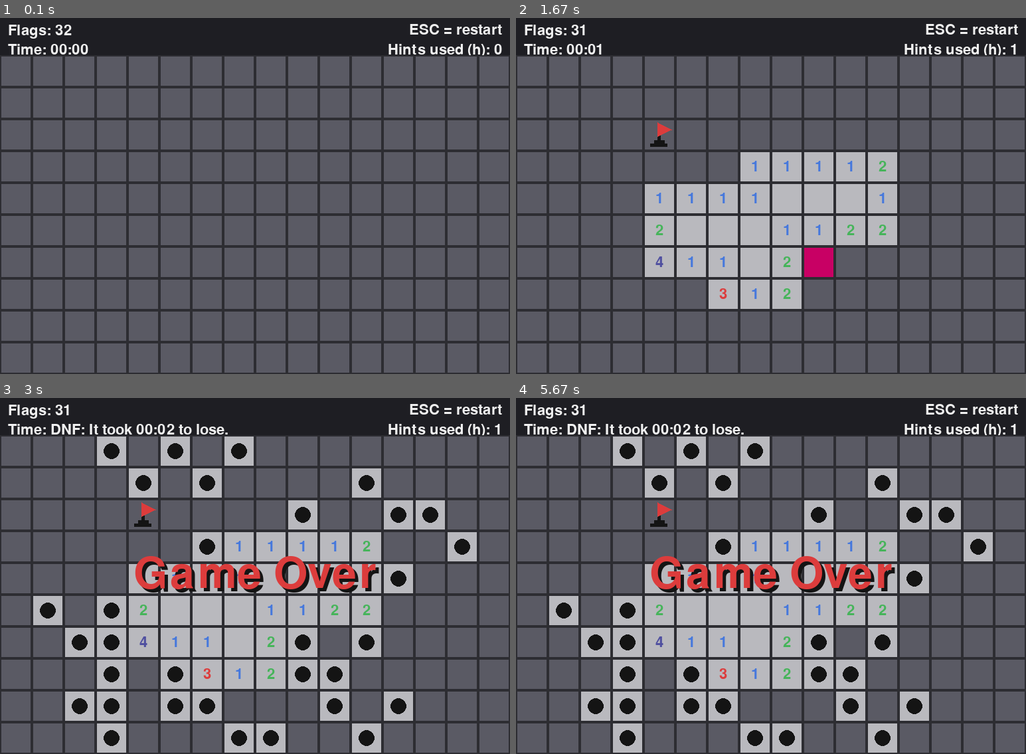
Above: before the commit, frames 1-4 (two rows, left to right).
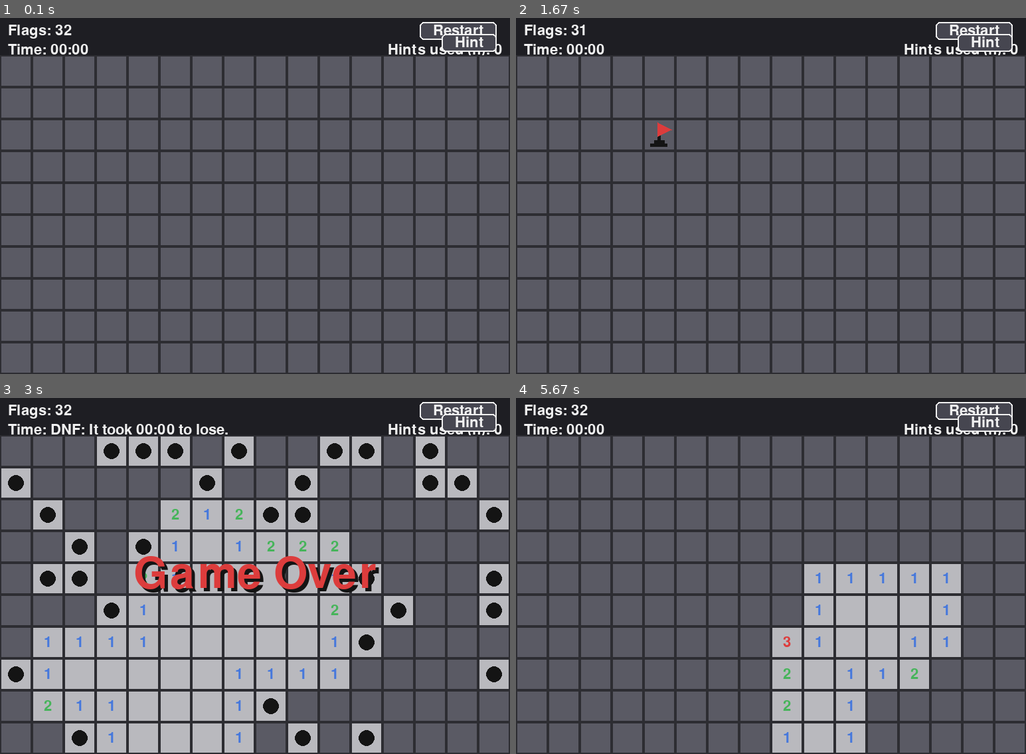
Above: after the commit, the same moments.

Repository: winandschaap/Mine_sweeper
Game: pygame game, started from main.py
Two runs of this game, one before a commit and one after it. Both use one fixed random seed, a clock stepped at 60 frames per second and the inputs below.
Inputs (mouse positions are in pixels of both pictures, inside the frame that each line leads up to):
- Up to frame 1 (0.1 s): no input
- Up to frame 2 (1.67 s): click (771, 196) at 0.38 s; hold H 0.67-1.13 s; click (975, 32) at 1.22 s, where only the run after the commit has a clickable "Restart"; right-click (648, 124) at 1.55 s
- Up to frame 3 (3 s): click (469, 422) at 1.88 s, where only the run after the commit has a clickable "Hints used (h): 0"; click (255, 618) at 2.22 s; click (173, 458) at 2.55 s
- Up to frame 4 (5.67 s): right-click (623, 504) at 3.88 s; click (975, 412) at 5.22 s, where only the run after the commit has a clickable "Restart"; click (908, 611) at 5.55 s

The runs differ from the first frame. In frame 1, 1.1% of the frame differs, in the area x 80-99%, y 1-10%; in frame 2, 15%; in frame 3, 27%; in frame 4, 31%, in the area x 6-99%, y 1-100%.

Commit message:
Added hint and reset button, and a Button class in general. Also fixed a bug with the hint and the newest click feature

Diff:
--- a/game/board.py
+++ b/game/board.py
@@ -61,6 +61,7 @@
         copied.mines_placed = self.mines_placed
         copied._neighbor_cache = self._neighbor_cache
         return copied
+
     def in_bounds(self, pos: Position) -> bool:
         return 0 <= pos.x < self.width and 0 <= pos.y < self.height
 
@@ -146,7 +147,6 @@
             result, revealed_positions = self.reveal(neighbor)
             if result == RevealResult.HIT_MINE:
                 return RevealResult.HIT_MINE, set()
-            #cell.is_revealed = True
             added_positions.update(revealed_positions)
         if added_positions:
             return RevealResult.REVEALED, added_positions
--- a/game/game_state.py
+++ b/game/game_state.py
@@ -45,6 +45,8 @@
         return result
 
     def toggle_hint(self, reset : bool = False) -> None:
+        if self.status in {GameStatus.WON, GameStatus.LOST, GameStatus.NOT_STARTED}:
+            return
         if self.hint:
             if reset:
                 self.toggle_highlight(self.hint.position)
@@ -55,18 +57,17 @@
         self.toggle_highlight(self.hint.position)
 
 
-    def toggle_highlight(self, pos: Position) -> None:
-        if self.status in {GameStatus.WON, GameStatus.LOST}:
+    def toggle_highlight(self, pos: Position|None) -> None:
+        if self.status in {GameStatus.WON, GameStatus.LOST} or not pos:
             return
         cell = self.board.get_cell(pos)
         if cell.is_flagged or cell.is_revealed:
-            return
+            cell.is_hidden = False
         cell.is_highlight = not cell.is_highlight
 
     def toggle_flag(self, pos: Position) -> None:
-        if self.status in {GameStatus.WON, GameStatus.LOST}:
+        if self.status in {GameStatus.WON, GameStatus.LOST} or self.board.remaining_flags() == 0 and not self.board.get_cell(pos).is_flagged:
             return
-
         self.board.toggle_flag(pos)
 
     def reset(self) -> None:
@@ -76,10 +77,6 @@
         self.end_time = None
         self.hint = None
         self.hint_count = 0
-
-
-    def remaining_flags(self) -> int:
-        return self.board.remaining_flags()
 
     def current_time(self) -> str:
         if not self.start_time:
@@ -94,3 +91,11 @@
             return self.end_time if self.status == GameStatus.WON else f"DNF: It took {self.end_time} to lose."
 
         return f"{int(minutes):02d}:{int(seconds):02d}"
+
+    def check_hint_status(self) -> None:
+        if self.status in {GameStatus.WON, GameStatus.LOST}:
+            return
+        if self.hint:
+            hint_cell = self.board.get_cell(self.hint.position)
+            if hint_cell.is_flagged or hint_cell.is_revealed:
+                self.toggle_hint(True)
--- a/main.py
+++ b/main.py
@@ -1,8 +1,16 @@
-from ui.pygame_ui import PygameUI
+from ui.pygame_ui import PygameUI, get_ui_sizes
 
 
 def main() -> None:
-    game = PygameUI(16, 10, 32, no_check=False)
+    cell_size, top_bar_height = get_ui_sizes()
+    game = PygameUI(
+        16,
+        10,
+        32,
+        no_check=False,
+        cell_size=cell_size,
+        top_bar_height=top_bar_height,
+    )
     game.run()
 
 
--- a/solver/hints.py
+++ b/solver/hints.py
@@ -1,16 +1,17 @@
 from game.board import Board
-from solver.types import SolverAction, SolverUsed
+from solver.types import SolverAction, SolverUsed, SolverActionType
 from solver.solver_engine import find_actions
 from solver.frontier import generate_frontier
+from game.types import Position
 
 def get_solve_step(board: Board) -> SolverAction:
     frontier = generate_frontier(board)
     actions = find_actions(board, frontier)
-    return actions[0]
+    return actions[0] if actions else SolverAction(None, SolverActionType.NO_MOVE_FOUND, None)
 
 def hint_text(action: SolverAction) -> str:
     if action.solver_type == SolverUsed.BASIC:
         return 'What is the only possibility?'
     if action.solver_type == SolverUsed.SUBSET:
         return 'Use subset reasoning'
-    return 'None'
+    return 'No logical hint was found'
--- a/solver/solver_engine.py
+++ b/solver/solver_engine.py
@@ -10,6 +10,9 @@
 
 subset_counter = 0
 def apply_action(action: SolverAction, board: Board, frontier: set[Position]) -> bool:
+    if not action.position:
+        return False
+
     cell = board.get_cell(action.position)
     if action.action_type == SolverActionType.FLAG:
         if cell.is_revealed:
--- a/solver/subset_solver.py
+++ b/solver/subset_solver.py
@@ -54,12 +54,11 @@
 def find_subset_actions(board: Board, frontier: set[Position]) -> list[SolverAction]:
     constraints = build_constraints(board, frontier)
     actions = []
+    constraints_length = len(constraints)
 
-    for a in constraints:
-        for b in constraints:
-            if a == b:
-                continue
-
+    for i in range(constraints_length):
+        for j in range(i + 1, constraints_length):
+            a, b = constraints[i], constraints[j]
             new_actions = actions_from_constraint_pair(a, b)
 
             for action in new_actions:
--- a/solver/types.py
+++ b/solver/types.py
@@ -14,9 +14,9 @@
 
 @dataclass(frozen=True)
 class SolverAction:
-    position : Position
+    position : Position | None
     action_type : SolverActionType
-    solver_type : SolverUsed = SolverUsed.BASIC
+    solver_type : SolverUsed | None = SolverUsed.BASIC
 
 @dataclass(frozen=True)
 class Constraint:
--- /dev/null
+++ b/ui/button.py
@@ -0,0 +1,43 @@
+import pygame
+
+
+class Button:
+    def __init__(
+        self,
+        rect: pygame.Rect,
+        text: str,
+        font: pygame.font.Font,
+        on_click,
+        bg = (70, 70, 80),
+        hover_bg = (95, 95 ,110),
+        text_color = (240, 240, 240)
+    ):
+        self.rect = rect
+        self.text = text
+        self.font = font
+        self.on_click = on_click
+        self.bg = bg
+        self.hover_bg = hover_bg
+        self.text_color = text_color
+
+    def draw(self, screen: pygame.Surface) -> None:
+        mouse_pos = pygame.mouse.get_pos()
+        color = self.hover_bg if self.rect.collidepoint(mouse_pos) else self.bg
+
+        pygame.draw.rect(screen, color, self.rect, border_radius=6)
+        pygame.draw.rect(screen, self.text_color, self.rect, 2, border_radius=6)
+
+        text_surface = self.font.render(self.text, True, self.text_color)
+        text_rect = text_surface.get_rect(center=self.rect.center)
+        screen.blit(text_surface, text_rect)
+
+    def handle_event(self, event: pygame.event.Event) -> bool:
+        if event.type != pygame.MOUSEBUTTONDOWN:
+            return False
+        if event.button != 1:
+            return False
+        if not self.rect.collidepoint(event.pos):
+            return False
+
+        self.on_click()
+        return True
--- /dev/null
+++ b/ui/buttons.py
@@ -0,0 +1,53 @@
+from typing import Callable
+
+import pygame
+
+from ui.button import Button
+
+def create_restart_button(
+        screen_width: int,
+        top_bar_height: int,
+        font: pygame.font.Font,
+        on_click: Callable[[], None]
+) -> Button:
+    text = "Restart"
+    padding_x = 20
+    padding_y = 10
+
+    text_width, text_height = font.size(text)
+
+    return Button(
+        rect = pygame.Rect(
+            screen_width - text_width - 3*padding_x,
+            padding_y,
+            text_width + 2*padding_x,
+            (9 *top_bar_height) // 20
+        ),
+        text = "Restart",
+        font = font,
+        on_click = on_click
+    )
+
+def create_hint_button(
+        screen_width: int,
+        top_bar_height: int,
+        font: pygame.font.Font,
+        on_click: Callable[[], None]
+) -> Button:
+    text = "Hint"
+    padding_x = 20
+    padding_y = 10
+
+    text_width, text_height = font.size(text)
+
+    return Button(
+        rect = pygame.Rect(
+            screen_width - text_width - 3*padding_x,
+            top_bar_height - text_height - 1*padding_y,
+            text_width + 2*padding_x,
+            (9 *top_bar_height) // 20
+        ),
+        text = "Hint",
+        font = font,
+        on_click = on_click
+    )
--- a/ui/pygame_ui.py
+++ b/ui/pygame_ui.py
@@ -1,13 +1,8 @@
 import pygame
 from game.game_state import GameState
 from game.types import GameStatus, Position
-from win32api import GetSystemMetrics
-
-WIDTH = GetSystemMetrics(0)
-HEIGHT = GetSystemMetrics(1)
-# Declare sizes and framerate
-CELL_SIZE = HEIGHT//15
-TOP_BAR_HEIGHT = HEIGHT//12
+from ui.buttons import create_restart_button, create_hint_button
+
 FPS = 60
 
 # Give RGB values for needed values
@@ -23,14 +18,44 @@
 CELL_BORDER = (45, 45, 50)
 CELL_HINT = (200,0,100)
 
+
+def get_display_size() -> tuple[int, int]:
+    if not pygame.display.get_init():
+        pygame.display.init()
+
+    display_info = pygame.display.Info()
+    return display_info.current_w, display_info.current_h
+
+
+def get_ui_sizes() -> tuple[int, int]:
+    _, screen_height = get_display_size()
+    return screen_height // 15, screen_height // 12
+
+
 class PygameUI:
-    def __init__(self, width: int = 9, height: int = 9, mine_count: int = 16, no_check: bool = False):
+    def __init__(
+        self,
+        width: int = 9,
+        height: int = 9,
+        mine_count: int = 16,
+        no_check: bool = False,
+        cell_size: int | None = None,
+        top_bar_height: int | None = None,
+    ):
         pygame.display.init()
         pygame.font.init()
+
+        if cell_size is None or top_bar_height is None:
+            default_cell_size, default_top_bar_height = get_ui_sizes()
+            cell_size = cell_size or default_cell_size
+            top_bar_height = top_bar_height or default_top_bar_height
+
+        self.cell_size = cell_size
+        self.top_bar_height = top_bar_height
         self.no_check = no_check
         self.game = GameState(width, height, mine_count, self.no_check)
-        self.screen_width = width * CELL_SIZE
-        self.screen_height = height * CELL_SIZE + TOP_BAR_HEIGHT
+        self.screen_width = width * self.cell_size
+        self.screen_height = height * self.cell_size + self.top_bar_height
         self.screen = pygame.display.set_mode(
             (self.screen_width, self.screen_height)
         )
@@ -38,11 +63,25 @@
         pygame.display.set_caption("Minesweeper")
 
         self.clock = pygame.time.Clock()
-        self.font = pygame.font.SysFont(None, (2*CELL_SIZE) //3)
-        self.big_font = pygame.font.SysFont(None, 2 * CELL_SIZE)
-        self.background_big_font = pygame.font.SysFont(None, (21 * CELL_SIZE)//10)
+        self.font = pygame.font.SysFont(None, (2*self.cell_size) //3)
+        self.big_font = pygame.font.SysFont(None, 2 * self.cell_size)
+        self.background_big_font = pygame.font.SysFont(None, (21 * self.cell_size)//10)
         self.running = True
 
+        self.buttons = [
+            create_restart_button(
+                self.screen_width,
+                self.top_bar_height,
+                self.font,
+                self.game.reset
+            ),
+            create_hint_button(
+                self.screen_width,
+                self.top_bar_height,
+                self.font,
+                self.game.toggle_hint
+            )
+        ]
 
     def run(self) -> None:
         while self.running:
@@ -65,26 +104,29 @@
                         self.game.toggle_hint()
 
             elif event.type == pygame.MOUSEBUTTONDOWN:
+                for button in self.buttons:
+                    if button.handle_event(event):
+                        continue
+
                 pos = self.screen_to_position(event.pos)
 
                 if pos is None:
                     continue
-                if self.game.hint:
-                    if self.game.hint.position == pos:
-                        self.game.toggle_hint(True)
+
                 if event.button == 1:
                     self.game.reveal_cell(pos)
                 elif event.button == 3:
                     self.game.toggle_flag(pos)
+                self.game.check_hint_status()
 
     def screen_to_position(self, mouse_pos) -> Position | None:
         mx, my = mouse_pos
 
-        if my < TOP_BAR_HEIGHT:
+        if my < self.top_bar_height:
             return None
 
-        x = mx // CELL_SIZE
-        y = (my-TOP_BAR_HEIGHT) // CELL_SIZE
+        x = mx // self.cell_size
+        y = (my-self.top_bar_height) // self.cell_size
 
         pos = Position(x, y)
 
@@ -95,9 +137,9 @@
 
     def draw(self) -> None:
         self.screen.fill(BG)
-
         self.draw_top_bar()
         self.draw_board()
+        self.draw_buttons()
 
         pygame.display.flip()
 
@@ -109,20 +151,20 @@
         )
 
         flags_text = self.font.render(
-            f'Flags: {self.game.remaining_flags()}',
+            f'Flags: {self.game.board.remaining_flags()}',
             True,
             TEXT
         )
-        self.screen.blit(flags_text, (CELL_SIZE//4, flags_text.get_height()//2))
-
-        restart_text = self.font.render("ESC = restart", True, TEXT)
-        self.screen.blit(restart_text, (self.screen_width - restart_text.get_width()-CELL_SIZE//4, restart_text.get_height()//2))
+        self.screen.blit(flags_text, (self.cell_size//4, flags_text.get_height()//2))
+
+#        restart_text = self.font.render("ESC = restart", True, TEXT)
+#        self.screen.blit(restart_text, (self.screen_width - restart_text.get_width()-self.cell_size//4, restart_text.get_height()//2))
 
         timer_text = self.font.render(f"Time: {self.game.current_time()}", True, TEXT)
-        self.screen.blit(timer_text, (CELL_SIZE//4, (timer_text.get_height()+TOP_BAR_HEIGHT)//2))
+        self.screen.blit(timer_text, (self.cell_size//4, (timer_text.get_height()+self.top_bar_height)//2))
 
         hints_text = self.font.render(f"Hints used (h): {self.game.hint_count}", True, TEXT)
-        self.screen.blit(hints_text, (self.screen_width - hints_text.get_width()-CELL_SIZE//4,(hints_text.get_height()+TOP_BAR_HEIGHT)//2))
+        self.screen.blit(hints_text, (self.screen_width - hints_text.get_width()-self.cell_size//4,(hints_text.get_height()+self.top_bar_height)//2))
 
 
     def draw_board(self) -> None:
@@ -134,10 +176,10 @@
                 cell = board.get_cell(pos)
 
                 rect = pygame.Rect(
-                    x*CELL_SIZE,
-                    TOP_BAR_HEIGHT + y*CELL_SIZE,
-                    CELL_SIZE,
-                    CELL_SIZE,
+                    x*self.cell_size,
+                    self.top_bar_height + y*self.cell_size,
+                    self.cell_size,
+                    self.cell_size,
                 )
                 if cell.is_revealed:
                     pygame.draw.rect(self.screen, CELL_REVEALED, rect)
@@ -207,23 +249,23 @@
             self.screen,
             BLACK,
             rect.center,
-            CELL_SIZE//4,
+            self.cell_size//4,
         )
 
     def draw_flag(self, rect: pygame.Rect) -> None:
 
         # Setting parameters for the drawings
-        pole_top_x, pole_top_y = rect.left + (4*CELL_SIZE)//9 , rect.top + (2 * CELL_SIZE)//9
-        layer1_x, layer1_y = rect.left + (2*CELL_SIZE)//9, rect.top + (7*CELL_SIZE)//9
-        layer2_x, layer2_y = rect.left + (3*CELL_SIZE)//9, rect.top + (6*CELL_SIZE)//9
-
-        pole_width, pole_height = CELL_SIZE // 9, (6 * CELL_SIZE) // 9
-        layer_height = CELL_SIZE // 9
-        layer1_width = (5 * CELL_SIZE) // 9
-        layer2_width = (3 * CELL_SIZE) // 9
+        pole_top_x, pole_top_y = rect.left + (4*self.cell_size)//9 , rect.top + (2 * self.cell_size)//9
+        layer1_x, layer1_y = rect.left + (2*self.cell_size)//9, rect.top + (7*self.cell_size)//9
+        layer2_x, layer2_y = rect.left + (3*self.cell_size)//9, rect.top + (6*self.cell_size)//9
+
+        pole_width, pole_height = self.cell_size // 9, (6 * self.cell_size) // 9
+        layer_height = self.cell_size // 9
+        layer1_width = (5 * self.cell_size) // 9
+        layer2_width = (3 * self.cell_size) // 9
 
         # Creating the rectangular objects
-        pole = pygame.Rect(pole_top_x, pole_top_y, pole_width, pole_height)
+        pole = pygame.Rect(pole_top_x, pole_top_y, pole_width, pole_height-1)
         layer_1 = pygame.Rect(layer1_x, layer1_y, layer1_width, layer_height)
         layer_2 = pygame.Rect(layer2_x, layer2_y, layer2_width, layer_height)
 
@@ -239,9 +281,13 @@
 
         # Flag drawing
         flag_points = [
-            (pole_top_x, pole_top_y - CELL_SIZE//9),
-            (rect.left + (8*CELL_SIZE)//9, rect.top + (3*CELL_SIZE)//9),
-            (pole_top_x, pole_top_y + (3*CELL_SIZE)//9),
+            (pole_top_x, pole_top_y - self.cell_size//9),
+            (rect.left + (8*self.cell_size)//9, rect.top + (3*self.cell_size)//9),
+            (pole_top_x, pole_top_y + (3*self.cell_size)//9),
         ]
 
         pygame.draw.polygon(self.screen, RED, flag_points)
+
+    def draw_buttons(self) -> None:
+        for button in self.buttons:
+            button.draw(self.screen)
Not shown, changed: requirements.txt
